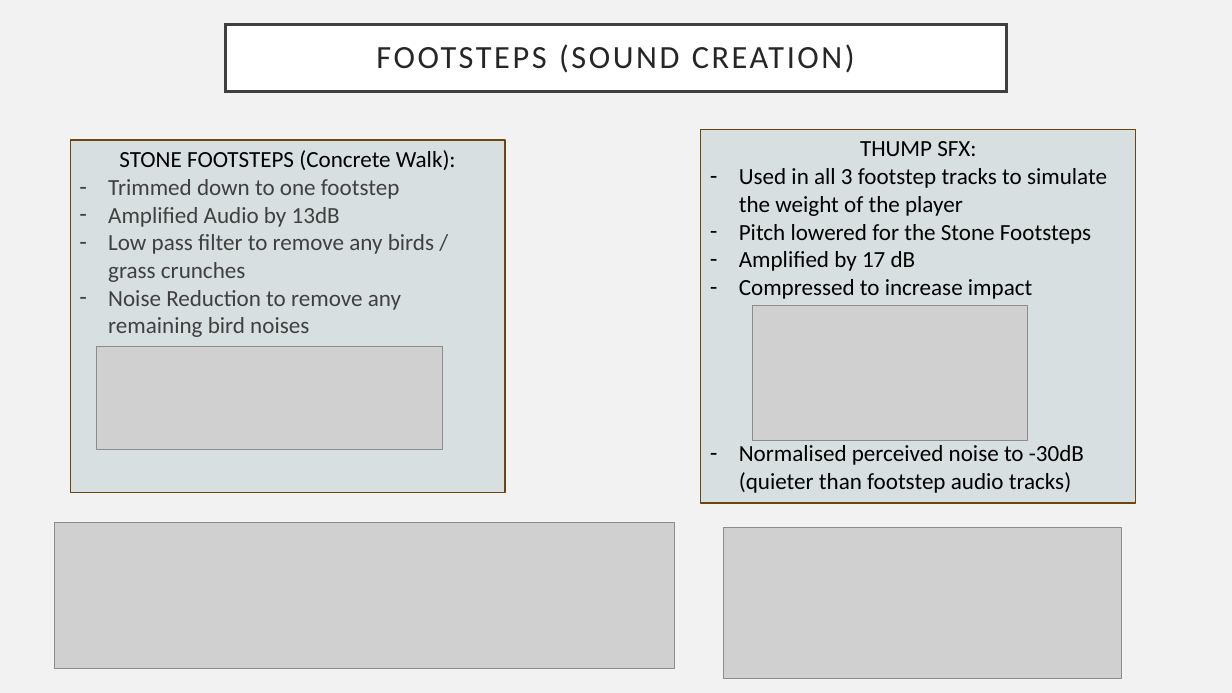
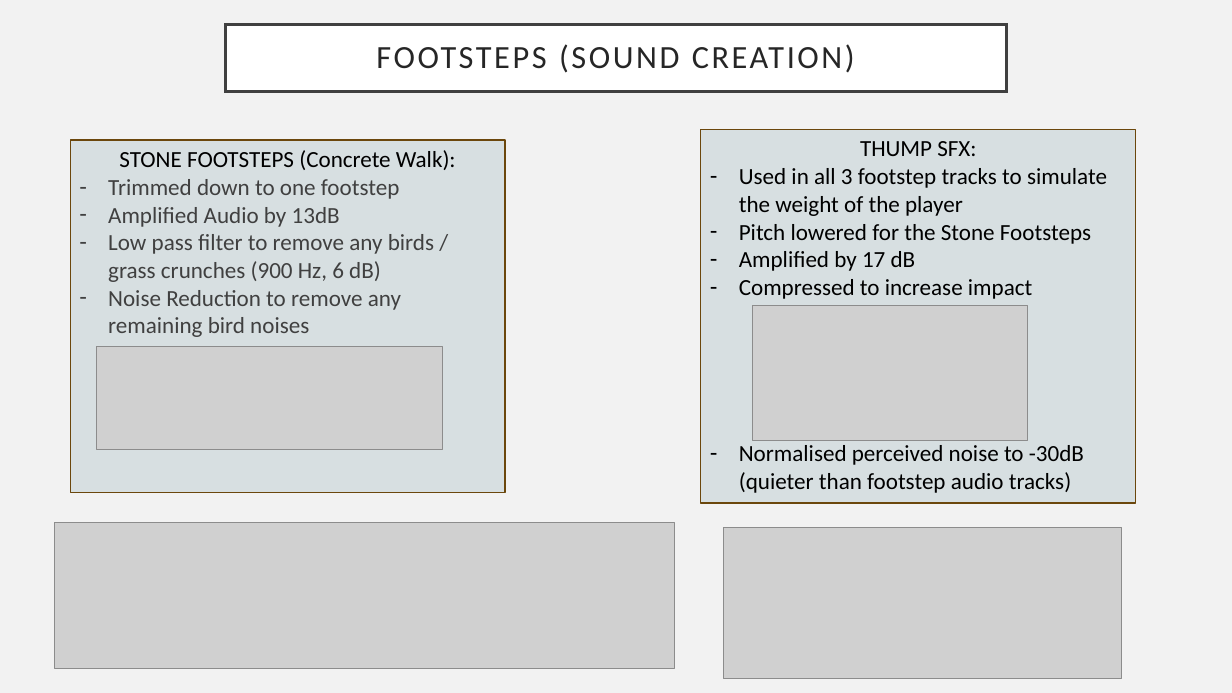
Before and after one commit to s5707515/GameAudioDesign, a slide deck: slide 5 of Assessment/GAT Slides.pptx. Drawn at 1232x693 pixels with LibreOffice and Linux fonts; fonts in the diff are those of the drawing; grey boxes stand for pictures. Boxes give left, top, right and bottom in pixels: in the first picture for what was removed or moved away, otherwise in the second. Text is boxed around its words. In the diff, an @@ line names an element or a change of style, - is before the commit and + after.

```diff
--- a/Assessment/GAT Slides.pptx
+++ b/Assessment/GAT Slides.pptx
@@ text in rectangle at (108,234,434,282): text changed @@
-– Low pass filter to remove any birds / grass crunches
+– Low pass filter to remove any birds / grass crunches (900 Hz, 6 dB)
```
Also in this commit, not shown: 5 other slides changed, 1 other file.
